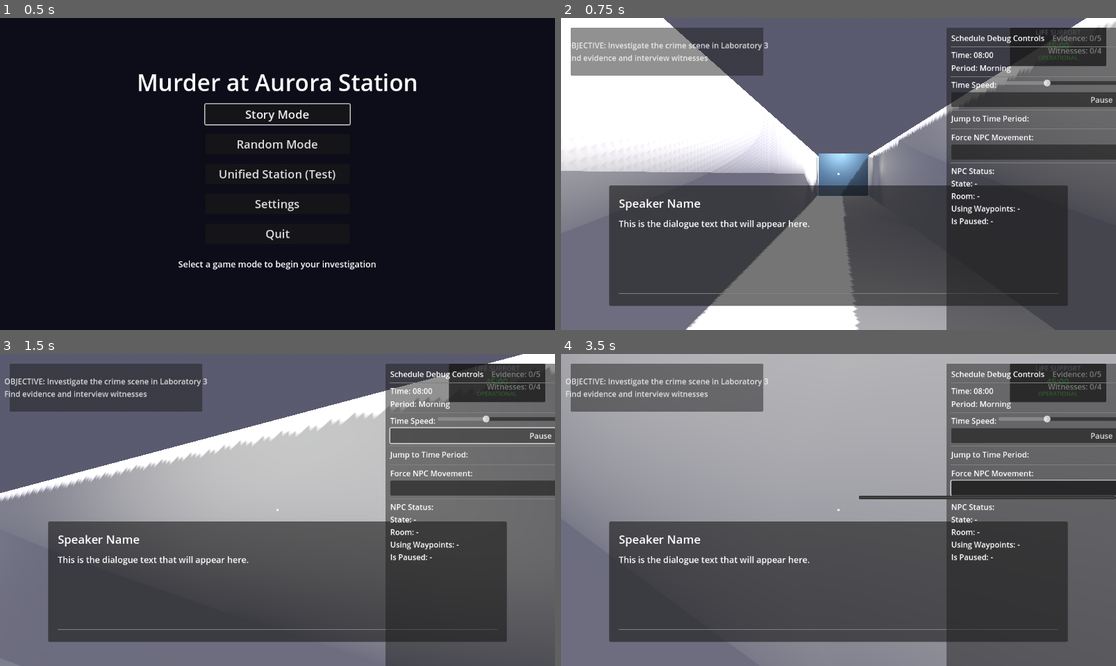
Above: before the commit, frames 1-4 (two rows, left to right).
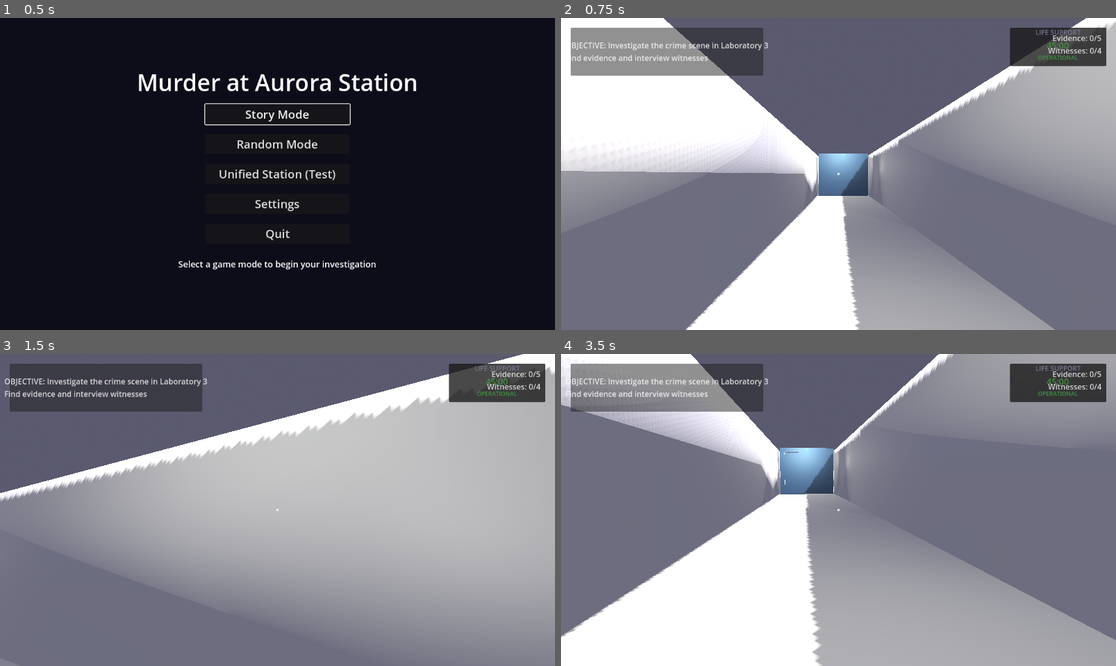
Above: after the commit, the same moments.

Repository: clockworx/SpaceMurderPolice
Game: Godot game, scene res://scenes/ui/main_menu.tscn
The game is run twice, just before and just after one commit, with the same random seed, the same clock (stepped at 60 frames per second) and the same inputs.
Inputs (mouse positions are in pixels of both pictures, inside the frame that each line leads up to):
- Up to frame 1 (0.5 s): no input
- Up to frame 2 (0.75 s): click "Random Mode" at 0.5 s
- Up to frame 3 (1.5 s): click (538, 435) at 1.25 s, where only the run before the commit has a clickable "Pause"
- Up to frame 4 (3.5 s): click (1077, 488) at 2.02 s; tap Enter at 2.75 s; move the mouse to (866, 510) at 2.77 s; hold W (move_forward) from 2.78 s (still down); hold Ctrl (crouch) from 2.78 s (still down); click (866, 510) at 2.92 s; tap Space (ui_select) at 3.02 s

Frame 1 is identical in both runs. In frame 2, 51% of the frame differs, in the area x 8-100%, y 3-100%; in frame 3, 51%; in frame 4, 92%, in the area x 0-100%, y 0-100%.
Error before the commit: Parse Error: Could not parse global class "NPCBase" from "res://scripts/npcs/npc_base.gd". (res://scripts/ui/dialogue_ui.gd:120)

Commit message:
Fix NPC navigation system and clean up debug messages
This commit fixes several critical issues with the NPC navigation system and prepares the code for production by cleaning up debug output.

Navigation System Fixes:
- Fixed broken _ready() function that prevented NPC initialization
- Moved all initialization code back into _ready() where it belongs
- Fixed _exit_tree() function placement
- NPCs now properly follow schedules instead of random patrolling
- Changed post-navigation behavior to check schedules via schedule_manager.update_npc_schedule()

Parse Error Fixes:
- Added 'pass' statements to all empty if/else blocks to satisfy GDScript parser
- Fixed multiple parse errors in npc_base.gd, schedule_debug_ui.gd, schedule_manager.gd, and waypoint_network_manager.gd
- Ensured all conditional blocks have proper indentation and content

Debug Message Cleanup:
- Commented out all print statements for production use
- Removed verbose navigation logging
- Cleaned up schedule change notifications
- Disabled waypoint path visualization by default

Schedule System Improvements:
- NPCs now properly check schedules after completing navigation
- Fixed schedule-based movement to be more reliable
- Only use random room selection when schedules are disabled

Technical Details:
- Fixed initialization order issues in npc_base.gd
- Proper separation of _ready() and _exit_tree() functions
- Maintained all functionality while removing debug noise

The NPC system now initializes correctly, follows schedules as intended, and runs without parse errors or excessive debug output.

🤖 Generated with [Claude Code](https://claude.ai/code)

Co-Authored-By: Claude <noreply@anthropic.com>

Diff:
--- a/scenes/levels/NewStation.tscn
+++ b/scenes/levels/NewStation.tscn
@@ -377,13 +377,6 @@
 running_sound_radius_multiplier = 5.0
 sound_investigation_duration = 3.0
 use_schedule = false
-show_waypoint_path = null
-enable_npc_avoidance = null
-avoidance_radius = null
-avoidance_force = null
-personal_space_radius = null
-debug_avoidance = null
-show_avoidance_radius = null
 show_detection_indicator = false
 
 [node name="DetectionIndicator" type="MeshInstance3D" parent="NPCs/ChiefScientist"]
@@ -393,58 +386,23 @@
 
 [node name="MedicalOfficer" parent="NPCs" instance=ExtResource("21_medical")]
 transform = Transform3D(0, 0, 1, 0, 1, 0, -1, 0, 0, 38, 0.144, 2)
-show_waypoint_path = null
 show_current_waypoint_index = 0
-enable_npc_avoidance = null
-avoidance_radius = null
-avoidance_force = null
-personal_space_radius = null
-debug_avoidance = null
-show_avoidance_radius = null
 
 [node name="Engineer" parent="NPCs" instance=ExtResource("22_engineer")]
 transform = Transform3D(0, 0, -1, 0, 1, 0, 1, 0, 0, -36, 0.144, 4)
-show_waypoint_path = null
 show_current_waypoint_index = 0
-enable_npc_avoidance = null
-avoidance_radius = null
-avoidance_force = null
-personal_space_radius = null
-debug_avoidance = null
-show_avoidance_radius = null
 
 [node name="SecurityChief" parent="NPCs" instance=ExtResource("23_security_chief")]
 transform = Transform3D(-1, 0, 0, 0, 1, 0, 0, 0, -1, -13, 0.144, 8)
-show_waypoint_path = null
 show_current_waypoint_index = 0
-enable_npc_avoidance = null
-avoidance_radius = null
-avoidance_force = null
-personal_space_radius = null
-debug_avoidance = null
-show_avoidance_radius = null
 
 [node name="AISpecialist" parent="NPCs" instance=ExtResource("24_ai_specialist")]
 transform = Transform3D(0.707107, 0, 0.707107, 0, 1, 0, -0.707107, 0, 0.707107, -5, 0.144, -28)
-show_waypoint_path = null
 show_current_waypoint_index = 0
-enable_npc_avoidance = null
-avoidance_radius = null
-avoidance_force = null
-personal_space_radius = null
-debug_avoidance = null
-show_avoidance_radius = null
 
 [node name="SecurityOfficer" parent="NPCs" instance=ExtResource("25_security")]
 transform = Transform3D(-0.707107, 0, 0.707107, 0, 1, 0, -0.707107, 0, -0.707107, -13, 0.144, 10)
-show_waypoint_path = null
 show_current_waypoint_index = 0
-enable_npc_avoidance = null
-avoidance_radius = null
-avoidance_force = null
-personal_space_radius = null
-debug_avoidance = null
-show_avoidance_radius = null
 
 [node name="Waypoints" type="Node3D" parent="." groups=["waypoints"]]
 metadata/_edit_group_ = true
--- a/scripts/managers/schedule_manager.gd
+++ b/scripts/managers/schedule_manager.gd
@@ -311,3 +311,4 @@
             npc.use_schedule = true
             if debug_mode:
                 # print("Enabled schedule for: ", npc.npc_name)
+                pass
--- a/scripts/managers/waypoint_network_manager.gd
+++ b/scripts/managers/waypoint_network_manager.gd
@@ -232,6 +232,7 @@
                     if expected_door != "" and path[1] != expected_door:
                         # print("  ERROR: NPC in ", room_center, " not using door! Path: ", path)
                         # print("  Expected next waypoint: ", expected_door, " but got: ", path[1])
+                        pass
                 break
 
     # print("Converting path to positions with diagonal fixes:")
--- a/scripts/npcs/npc_base.gd
+++ b/scripts/npcs/npc_base.gd
@@ -235,11 +235,6 @@
     if Engine.is_editor_hint():
         return
 
-func _exit_tree():
-    # Clean up static reference if this NPC was talking
-    if npc_currently_talking == self:
-        npc_currently_talking = null
-
     collision_layer = 2  # Interactable layer
     collision_mask = 1   # Collide with environment
 
@@ -335,6 +330,11 @@
     if npc_name == "Dr. Marcus Webb":
         # print("=== NAVIGATION TEST READY FOR ", npc_name, " ===")
         set_process_input(true)
+
+func _exit_tree():
+    # Clean up static reference if this NPC was talking
+    if npc_currently_talking == self:
+        npc_currently_talking = null
 
 func _input(event):
     # Test navigation with keyboard
@@ -527,8 +527,11 @@
         # Wait 5 seconds before checking schedule again
         await get_tree().create_timer(5.0).timeout
 
-        # After pause, pick a new room to visit
-        if use_schedule:  # Double-check in case it was disabled during wait
+        # After pause, check schedule for next location
+        if use_schedule and schedule_manager:  # Double-check in case it was disabled during wait
+            schedule_manager.update_npc_schedule(npc_name)
+        else:
+            # Only pick random room if not using schedule
             _pick_random_room_to_visit()
 
 func _calculate_avoidance_vector() -> Vector3:
@@ -545,6 +548,7 @@
 
             if debug_avoidance:
                 # print(npc_name, ": Avoiding ", other_npc.npc_name, " at distance ", distance)
+                pass
 
     # Normalize but preserve some magnitude based on number of NPCs to avoid
     if avoidance.length() > 0:
@@ -577,6 +581,7 @@
 
             if debug_avoidance:
                 # print(npc_name, ": Adjusting position away from ", other_npc.npc_name)
+                pass
 
 func _update_avoidance_visualization():
     if show_avoidance_radius:
@@ -1787,11 +1792,12 @@
     # Use the waypoint name with _Center suffix for all rooms
     var room_center_waypoint = waypoint_name.replace("_Waypoint", "_Center")
 
-    print(npc_name + ": Schedule changed - heading to " + assigned_room + " (waypoint: " + room_center_waypoint + ")")
+    # print(npc_name + ": Schedule changed - heading to " + assigned_room + " (waypoint: " + room_center_waypoint + ")")
 
     # Navigate to the scheduled room
     if not navigate_to_room(room_center_waypoint):
-        print(npc_name + ": Failed to navigate to " + room_center_waypoint)
+        # print(npc_name + ": Failed to navigate to " + room_center_waypoint)
+        pass
 
 # Navigation functions disabled - NPCs are stationary
 
@@ -1812,10 +1818,11 @@
 
     # Special debug for Alex Chen
     if npc_name == "Alex Chen" and current_room_waypoint == "Engineering_Center":
-        print("Alex Chen: Current position: ", global_position)
-        print("Alex Chen: Current waypoint: ", current_room_waypoint)
-        print("Alex Chen: Is moving: ", is_moving)
-        print("Alex Chen: Current state: ", current_state)
+        # print("Alex Chen: Current position: ", global_position)
+        # print("Alex Chen: Current waypoint: ", current_room_waypoint)
+        # print("Alex Chen: Is moving: ", is_moving)
+        # print("Alex Chen: Current state: ", current_state)
+        pass
 
     # Filter out the current room
     var available_rooms = []
@@ -1826,9 +1833,10 @@
     # Pick a random room
     if available_rooms.size() > 0:
         var random_room = available_rooms[randi() % available_rooms.size()]
-        print(npc_name + ": Deciding to visit " + random_room)
+        # print(npc_name + ": Deciding to visit " + random_room)
         if not navigate_to_room(random_room):
-            print(npc_name + ": Failed to navigate to " + random_room)
+            # print(npc_name + ": Failed to navigate to " + random_room)
+            pass
 
 # Getters for external systems
 
@@ -1846,12 +1854,13 @@
     if not waypoint_network_manager:
         waypoint_network_manager = get_tree().get_first_node_in_group("waypoint_network_manager")
         if not waypoint_network_manager:
-            print(npc_name + ": ERROR - No waypoint network manager found!")
+            # print(npc_name + ": ERROR - No waypoint network manager found!")
             return
 
     # Check waypoint availability and perform schedule check
     if waypoint_network_manager.waypoint_nodes.size() > 0:
-        print(npc_name + ": Schedule initialized (network ready with " + str(waypoint_network_manager.waypoint_nodes.size()) + " waypoints)")
+        # print(npc_name + ": Schedule initialized (network ready with " + str(waypoint_network_manager.waypoint_nodes.size()) + " waypoints)")
+        pass
 
     schedule_manager.update_npc_schedule(npc_name)
 
@@ -1870,7 +1879,7 @@
             # print(npc_name + ": Found schedule manager on second attempt")
             pass
         else:
-            print(npc_name + ": ERROR: Still no schedule manager found!")
+            # print(npc_name + ": ERROR: Still no schedule manager found!")
             return
 
     # Connect to schedule changes if manager exists
--- a/scripts/ui/schedule_debug_ui.gd
+++ b/scripts/ui/schedule_debug_ui.gd
@@ -102,17 +102,18 @@
         time_speed_slider.value_changed.connect(_on_time_speed_changed)
     else:
         # print("Schedule Debug UI: Warning - time_speed_slider not found")
-
+        pass
     if pause_button:
         pause_button.pressed.connect(_on_pause_pressed)
     else:
         # print("Schedule Debug UI: Warning - pause_button not found")
-
+        pass
     if force_move_button:
         force_move_button.pressed.connect(_on_force_move_pressed)
         # print("Schedule Debug UI: Force move button connected")
     else:
         # print("Schedule Debug UI: ERROR - force_move_button not found!")
+        pass
 
     # Add movement toggle button if it doesn't exist
     # if not movement_toggle_button:
@@ -257,6 +258,7 @@
             if force_move_button:
                 # print("  Button text: ", force_move_button.text)
                 # print("  Button disabled: ", force_move_button.disabled)
+                pass
 
             # Make sure the UI is visible
             z_index = 100
@@ -272,12 +274,12 @@
                 # print("Force move button position: ", force_move_button.position)
                 # print("Force move button size: ", force_move_button.size)
                 # print("Force move button visible: ", force_move_button.visible)
-
+                pass
             # Debug room dropdown
             if room_option_button:
                 # print("Room dropdown selected: ", room_option_button.selected)
                 # print("Room dropdown item count: ", room_option_button.get_item_count())
-
+                pass
             # Debug VBox position
             var vbox_debug = get_node_or_null("ScrollContainer/VBoxContainer")
             if not vbox_debug:
@@ -286,6 +288,7 @@
                 # print("VBox global position: ", vbox_debug.global_position)
                 # print("VBox position: ", vbox_debug.position)
                 # print("VBox size: ", vbox_debug.size)
+                pass
         else:
             # Capture mouse when hiding debug UI
             Input.set_mouse_mode(Input.MOUSE_MODE_CAPTURED)
Not shown, changed: .claude/settings.local.json
